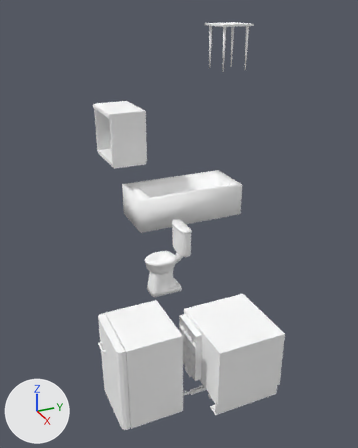
The glTF model boomer-shooter/content/models.glb as it was, and as the next commit left it.
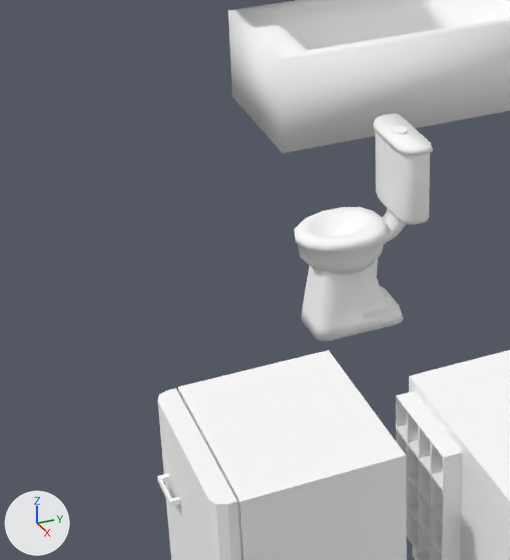
There are two pictures of each version: one whole from a camera (50 mm lens) standing at (4.54, -2.75, 4.78) and looking at (-2.44, 0.39, 1.29), one close up on the part from 12% to 61% of the width and 40% to 83% of the height. The lights are fixed; the arrows at lower left show +X, +Y and +Z. The older version's two pictures come first.

In view in the first close-up: 'ACUnit', 'Bathtub', 'MiniFridge', 'Toilet'.
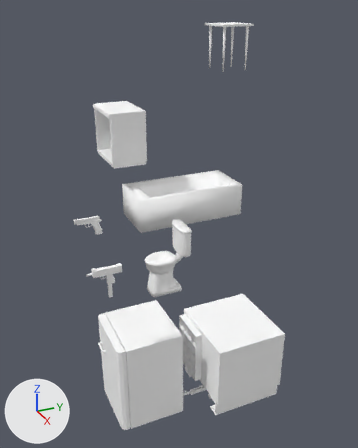
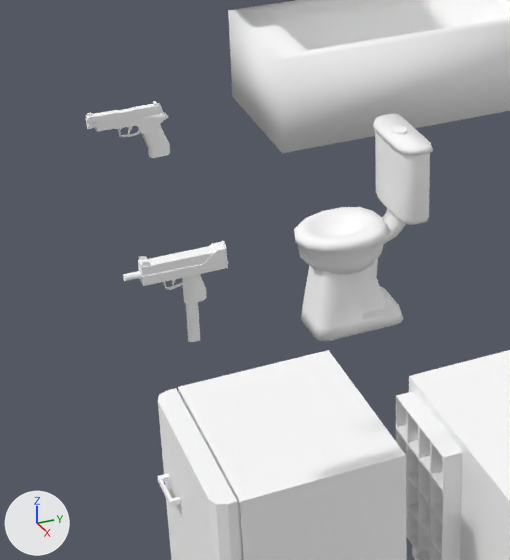
Changed parts and their boxes [x1, y1, x2, y2] in the close-ups (510 x 560 px):
'Mac10', added: after [123, 241, 228, 342]
'P226', added: after [85, 101, 170, 158]

Diff of the bpy script that builds the scene:
```diff
--- a/boomer-shooter/content/models.glb.py
+++ b/boomer-shooter/content/models.glb.py
@@ mat_m_p226 @@
+mat_m_p226 = principled_material('M_P226')
+mat_m_p226.base_color = (1.0, 1.0, 1.0)  # white #ffffff
+mat_m_p226.roughness = 1.0
@@ mat_m_mac10 @@
+mat_m_mac10 = principled_material('M_Mac10')
+mat_m_mac10.base_color = (1.0, 1.0, 1.0)  # white #ffffff
+mat_m_mac10.roughness = 1.0
@@ me_p226 @@
+me_p226.from_pydata(...)  # 209 vertices, 391 faces; spans x -0.016..0.016, y -0.128..0.16, z -0.157..0.049
+me_p226.materials.append(mat_m_p226)  # white #ffffff
@@ me_mac10 @@
+me_mac10.from_pydata(...)  # 160 vertices, 258 faces; spans x -0.028..0.028, y -0.138..0.238, z -0.285..0.092
+me_mac10.materials.append(mat_m_mac10)  # white #ffffff
@@ ob_p226 @@
+ob_p226 = bpy.data.objects.new('P226', me_p226)
+ob_p226.location = (-0.083, -1.711, 2.686)
@@ ob_mac10 @@
+ob_mac10 = bpy.data.objects.new('Mac10', me_mac10)
+ob_mac10.location = (0.14, -1.669, 2.163)
```
